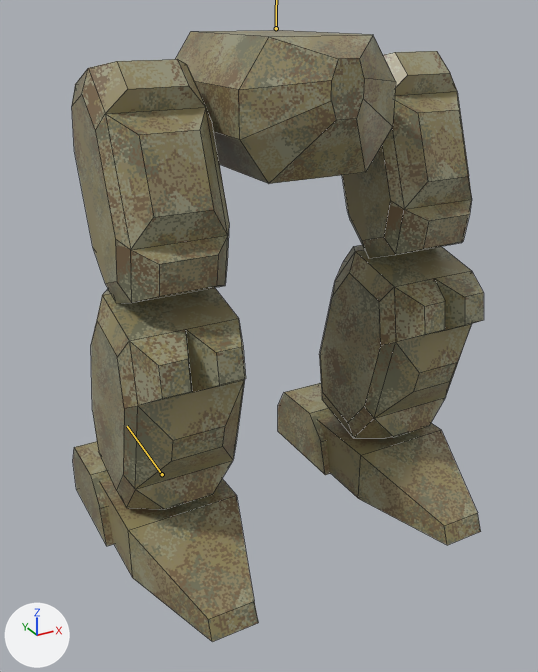
Two versions of the Blender file resources/mechparts/legs/mech_legs00.blend, one commit apart.
Camera for both pictures: a camera (50 mm lens) standing at (-0.918, -1.633, 1.332) and looking at (0.008, 0.051, 0.49). Every picture has the same lights, and +X, +Y and +Z are marked at lower left. The bones that change are drawn over the model as lines. Mesh edges are drawn as thin lines.

In view in the first picture: 'legs'.
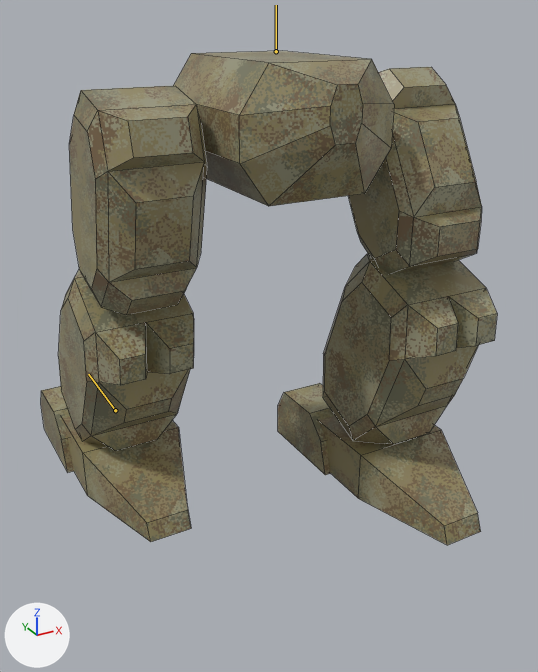
The newer file adds an action. The first version stands in its rest pose; the second is drawn at frame 30 of the action 'launch_in_right'.

The edits, one by one:
Bone 'root' (bone_root) moves from (0.0, 0.0, 0.0) to (0.0, -0.05, 0.0).
Bone 'leg_ik_target.r' (bone_leg_ik_target_r) moves from (0.0, 0.0, 0.0) to (0.0, 0.4, 0.0).

Where the change shows, as pixel boxes (x1, y1, x2, y2) in the pictures (538 x 672 px):
'legs', posed (11% wider, 19% shorter): before (72, 30, 484, 642); after (41, 51, 497, 545)
bone 'leg_ik_target.r', root to tip: before (162, 474) to (127, 426); after (115, 410) to (88, 374)
